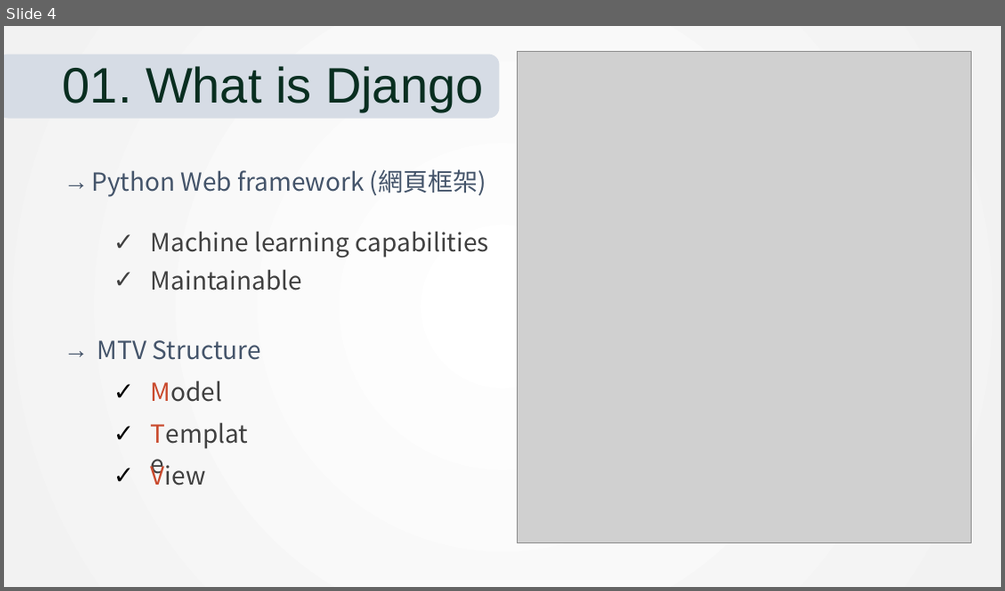
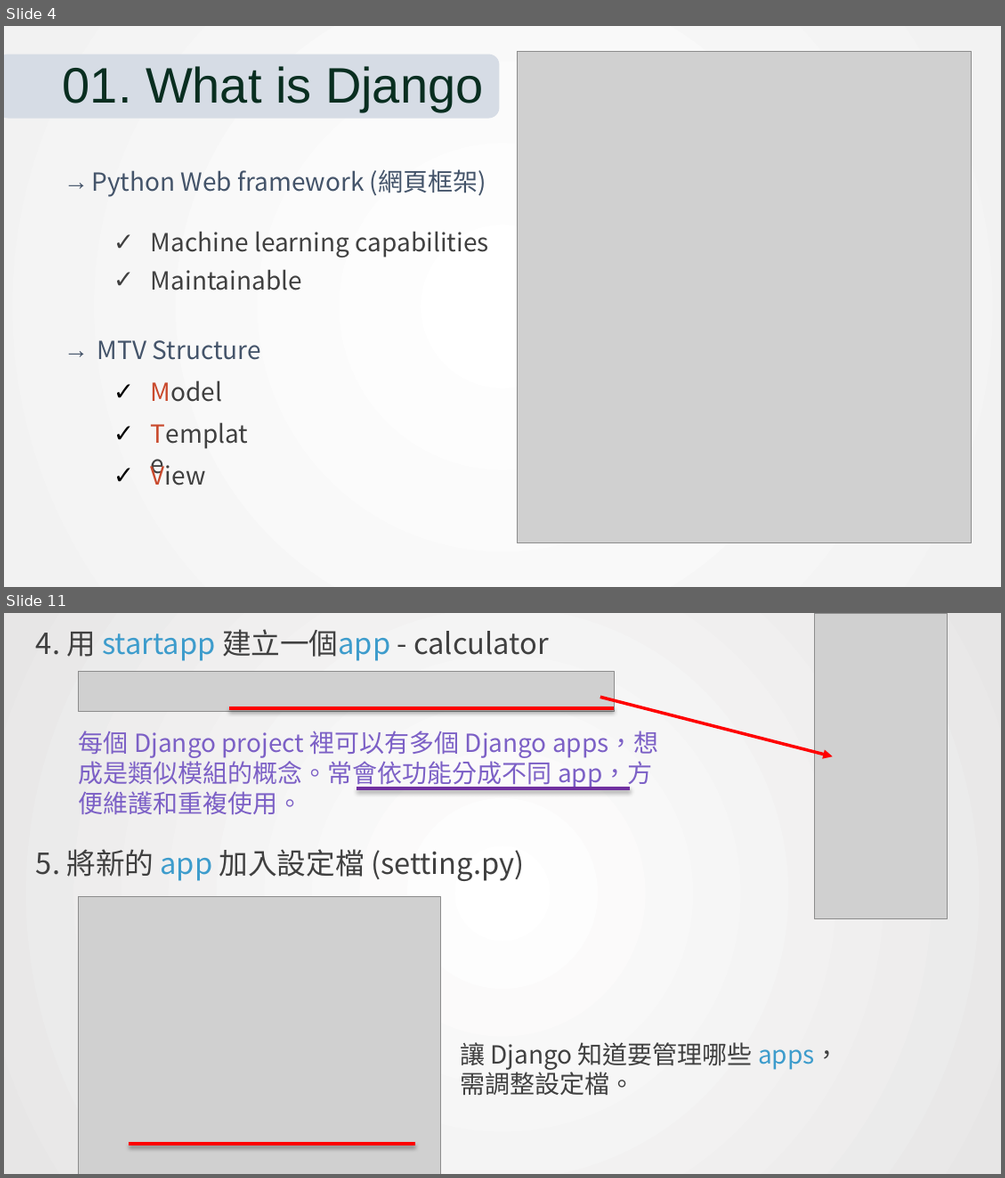
Before and after one commit to yao1222/bmi_app, a slide deck: Django.pptx. Shown one above the other, each under a label of ours: slide 4 before the commit, slides 4 and 11 after it; the slides between them are not shown. The pictures are 1005x591 and 1005x1178 pixels, drawn with LibreOffice and Linux fonts; fonts in the diff are those of the drawing; grey boxes stand for pictures. Boxes give left, top, right and bottom in pixels: in the first picture for what was removed or moved away, otherwise in the second. Text is boxed around its words. In the diff, an @@ line names an element or a change of style, - is before the commit and + after.

```diff
--- a/Django.pptx
+++ b/Django.pptx
@@ slide 11 added at bbox=[4, 613, 1001, 1174], background gradient #FFFFFF to #E7E6E6 @@
@@ text added at bbox=[36, 629, 549, 661], 28 pt, text #404040 @@
+4. 用 startapp 建立一個app - calculator
@@ picture added at bbox=[815, 613, 947, 918] @@
@@ picture added at bbox=[78, 672, 614, 711] @@
@@ line added from (229, 708) to (615, 708), #FF0000 3 pt @@
@@ arrow added from (600, 697) to (833, 756), #FF0000 3 pt @@
@@ text added at bbox=[79, 730, 659, 815], 24 pt, text #7C60C6 @@
+每個 Django project 裡可以有多個 Django apps，想成是類似模組的概念。常會依功能分成不同 app，方便維護和重複使用。
@@ line added from (356, 788) to (630, 788), #7030A0 3 pt @@
@@ text added at bbox=[36, 849, 524, 881], 28 pt, text #404040 @@
+5. 將新的 app 加入設定檔 (setting.py)
@@ picture added at bbox=[78, 896, 440, 1174] @@
@@ text added at bbox=[460, 1042, 840, 1095], 24 pt, text #404040 @@
+讓 Django 知道要管理哪些 apps，需調整設定檔。
@@ line added from (129, 1143) to (415, 1143), #FF0000 3 pt @@
```
Also in this commit, not shown: 9 slides changed, 11 other slides added, 6 slides removed.
